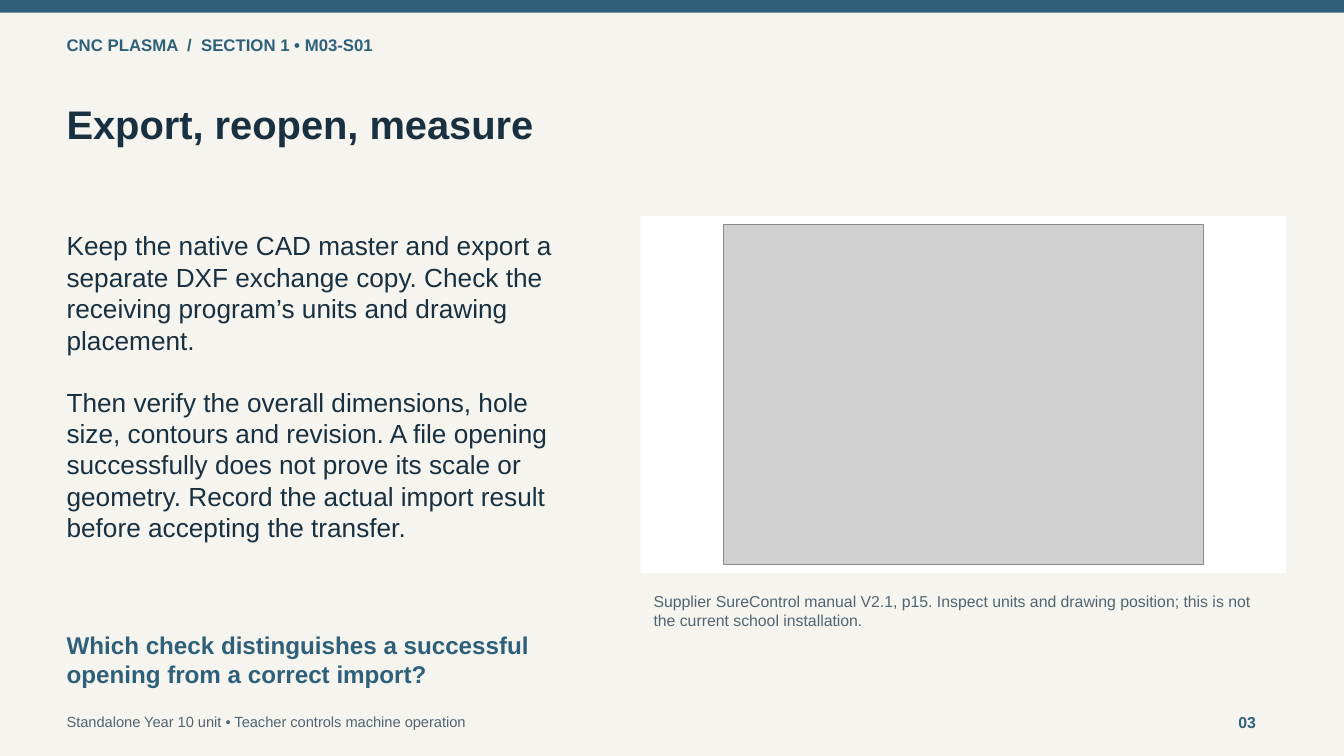
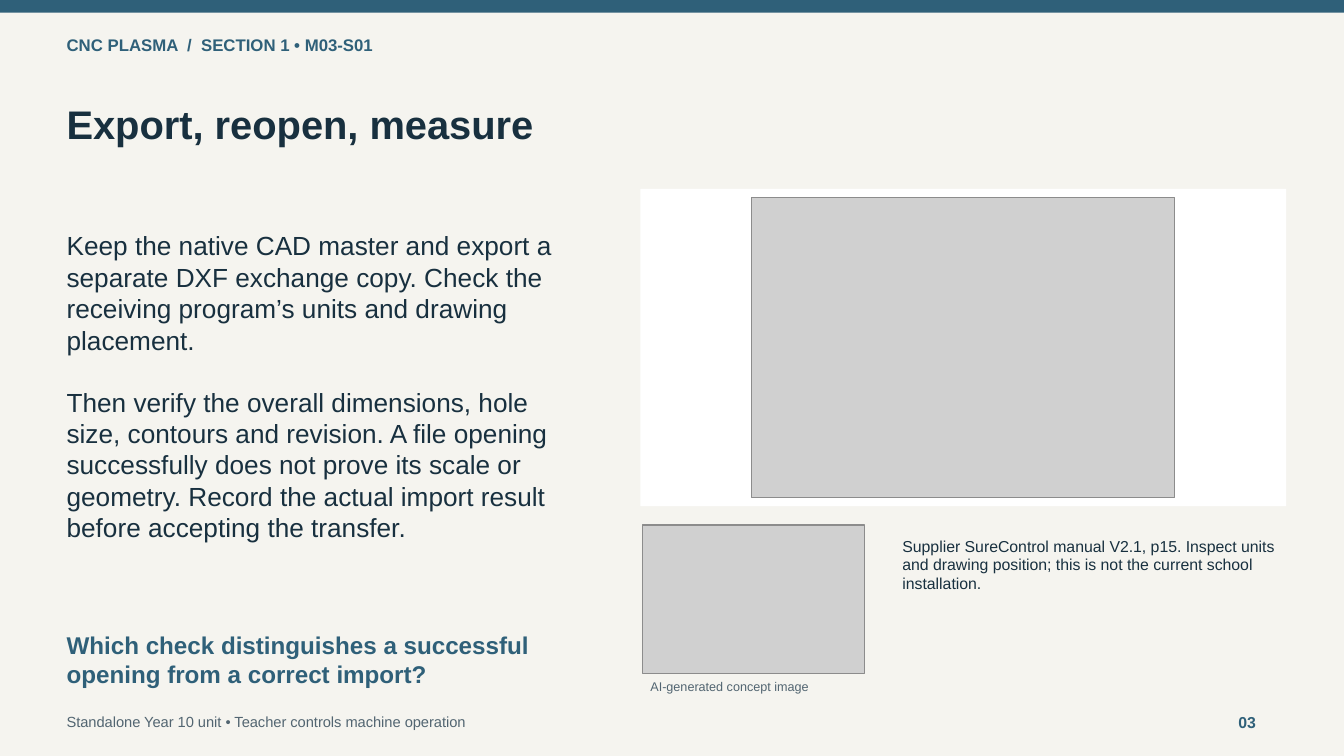
Before and after one commit to stevencowell/Main-Page, a slide deck: slide 3 of CNC-Plasma/assets/downloads/module-03-classroom.pptx. Drawn at 1344x756 pixels with LibreOffice and Linux fonts; fonts in the diff are those of the drawing; grey boxes stand for pictures. Boxes give left, top, right and bottom in pixels: in the first picture for what was removed or moved away, otherwise in the second. Text is boxed around its words. In the diff, an @@ line names an element or a change of style, - is before the commit and + after.

Commit message:
Add slide-specific images to CNC Plasma classroom PowerPoints

```diff
--- a/CNC-Plasma/assets/downloads/module-03-classroom.pptx
+++ b/CNC-Plasma/assets/downloads/module-03-classroom.pptx
@@ rectangle: place and size @@
-rectangle at box(640, 217, 1287, 574)
+rectangle at box(640, 190, 1287, 507)
@@ picture: place and size @@
-picture at box(724, 225, 1204, 566)
+picture at box(752, 198, 1176, 498)
@@ picture added at box(642, 525, 864, 674) @@
@@ text "Supplier SureControl manual V2.1, p15. ...": place and size @@
-text "Supplier SureControl manual V2.1, p15. ..." at box(654, 595, 1250, 626)
+text "Supplier SureControl manual V2.1, p15. ..." at box(902, 540, 1274, 589)
@@ text "Supplier SureControl manual V2.1, p15. ..." at box(902, 540, 1274, 589): text colour #526571 to #18303F @@
@@ text added at box(650, 682, 808, 694), 9 pt, text #526571 @@
+AI-generated concept image
```
Also in this commit, not shown: 7 other slides changed, 4 other files.
